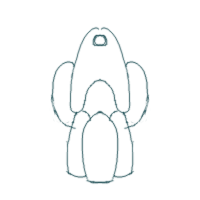
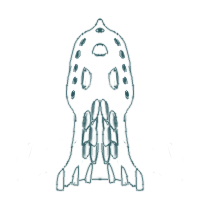
Layer changes from the first 200x200 image to the second:
added layer "11" above "10" over [left=16, top=17, right=184, bottom=192]
hid "7" over [left=50, top=26, right=150, bottom=185]
